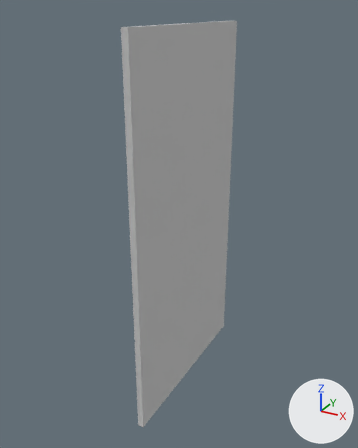
The FBX model Assets/Models/Deur.FBX, before and after one commit.
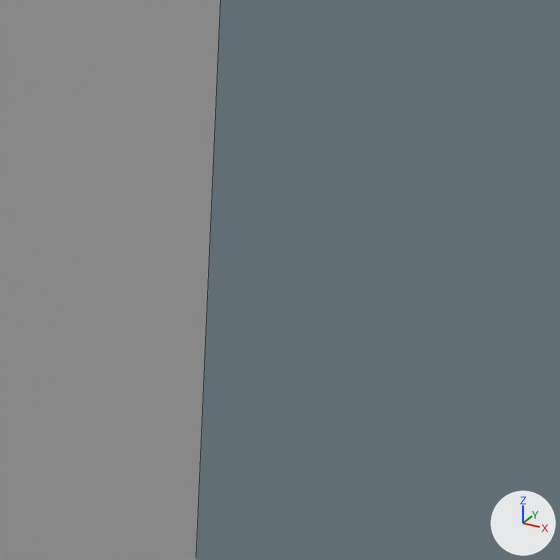
There are two pictures of each version: one whole from a camera (50 mm lens) standing at (-176.86, 479.73, 12.97) and looking at (-184.26, 493.2, 6.23), one close up on the part from 56% to 77% of the width and 35% to 52% of the height. Every picture has the same lights, and +X, +Y and +Z are marked at lower right. The close-ups show mesh edges as thin lines. Where no turn or scale is listed for an object, it has been applied to the vertices.
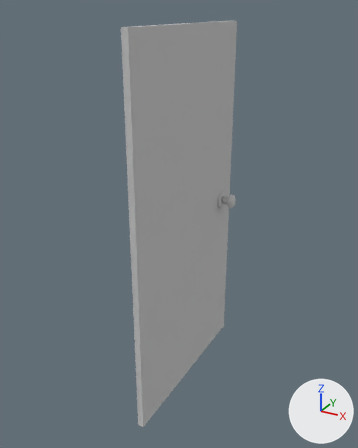
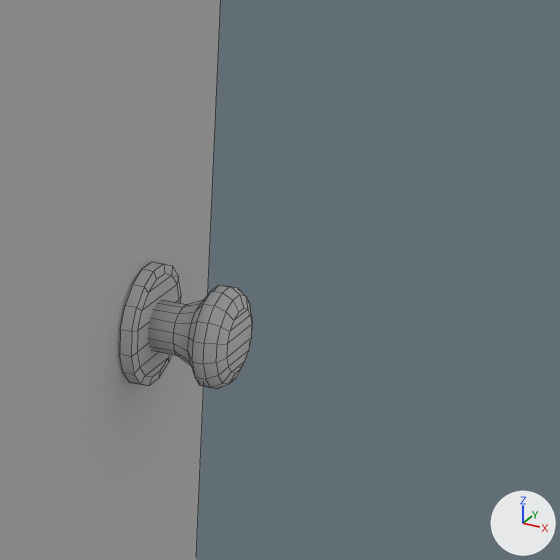
What differs and where, as boxes [x1, y1, x2, y2] in the close-ups (560 x 560 px):
'Object006', reshaped
    before: [0, 0, 220, 560]
    after: [0, 0, 252, 560]
part 1 of me_mesh, added
    after: [148, 285, 252, 389]
part 2 of me_mesh, added
    after: [120, 262, 181, 386]

What the commit changed:
me_mesh is used by ob_object006; location (-184.062, 493.471, 6.256).
me_mesh had 8 vertices, 6 faces and spanned x -0.1..0.1, y -3.31..3.31, z -6.26..6.26.
me_mesh now has 168 vertices, 155 faces and spans x -0.1..0.64, y -3.31..3.31, z -6.26..6.26.
me_mesh part 1: a new loose piece of 112 vertices spanning x 0.17..0.64, y 2.21..2.72, z -0.26..0.26, in mat_material__28 (light grey #cacaca).
me_mesh part 2: a new loose piece of 48 vertices spanning x 0.11..0.19, y 2.15..2.77, z -0.31..0.31, in mat_material__28 (light grey #cacaca).
me_mesh part 3: the surface is now shaded smooth.
